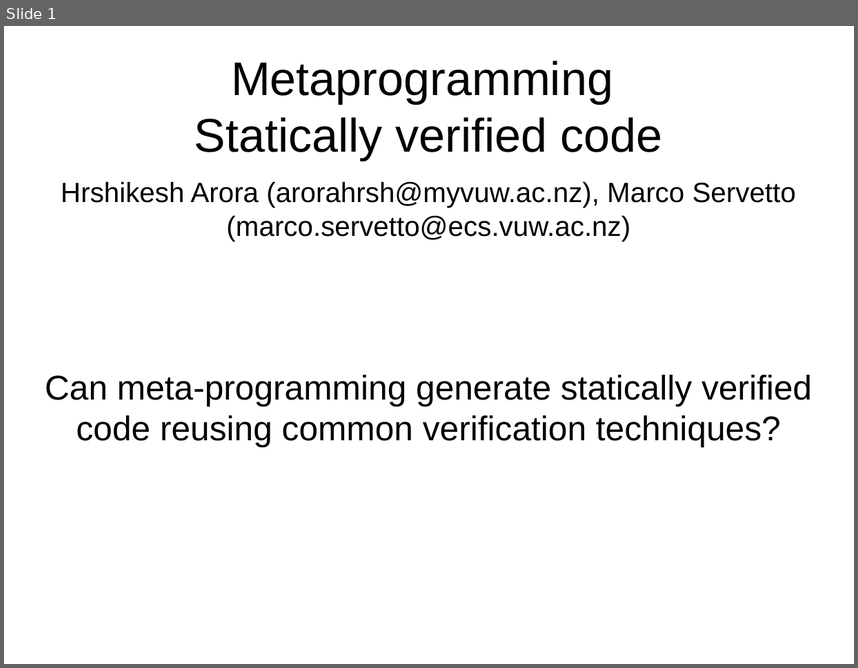
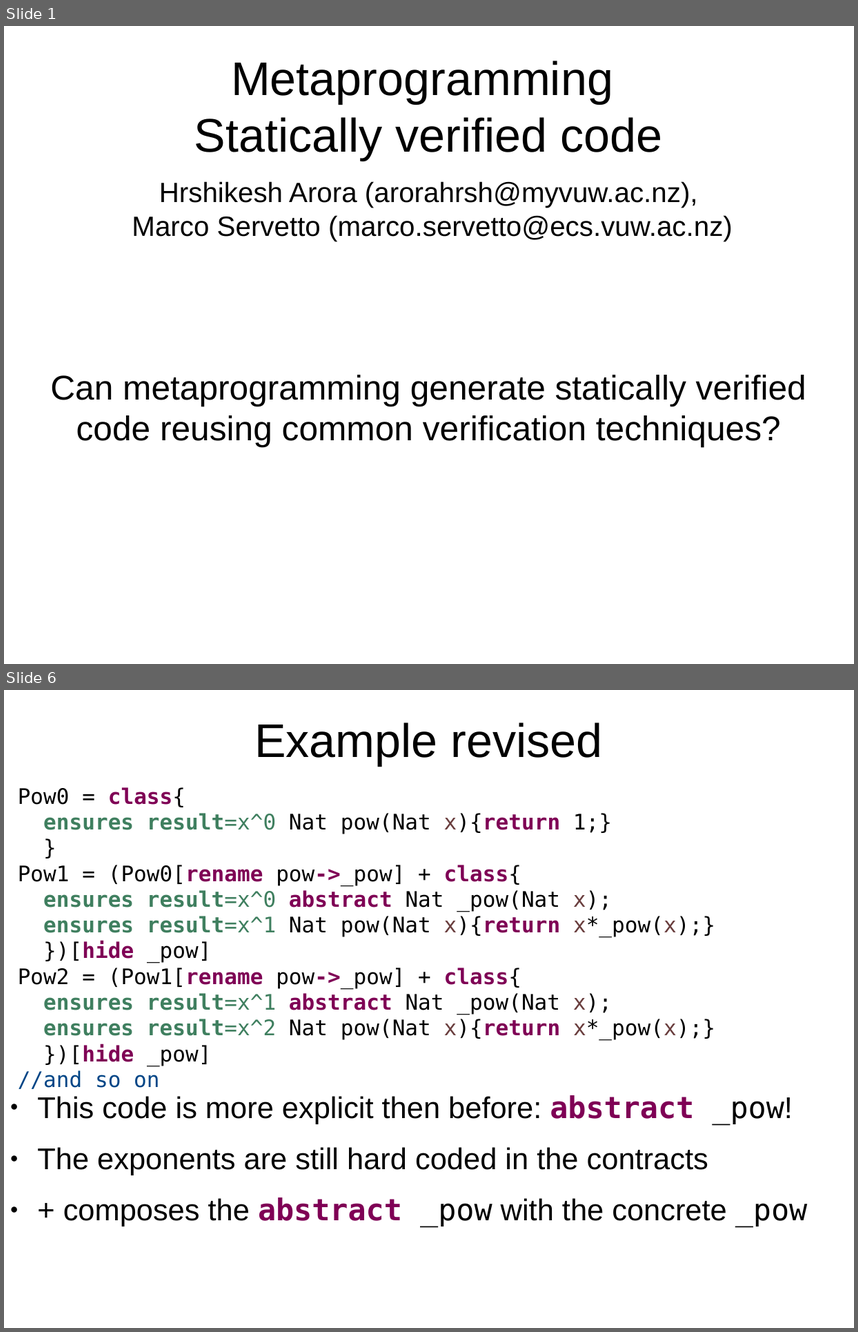
Before and after one commit to ElvisResearchGroup/L42, a slide deck: Main/papers/Sapling2/Slides.odp. Shown one above the other, each under a label of ours: slide 1 before the commit, slides 1 and 6 after it; the slides between them are not shown. The pictures are 858x668 and 858x1332 pixels, drawn with LibreOffice and Linux fonts; fonts in the diff are those of the drawing. Boxes give left, top, right and bottom in pixels: in the first picture for what was removed or moved away, otherwise in the second. Text is boxed around its words. In the diff, an @@ line names an element or a change of style, - is before the commit and + after.

```diff
--- a/Main/papers/Sapling2/Slides.odp
+++ b/Main/papers/Sapling2/Slides.odp
@@ slide 6 added at <box>4,690,854,1328</box>, background #FFFFFF @@
@@ title added at <box>254,722,603,765</box>, 44 pt, text #000000 @@
+Example revised
@@ text added at <box>18,787,715,1089</box>, 20 pt, text #000000 @@
+Pow0 = class{
+ensures result=x^0 Nat pow(Nat x){return 1;}
+}
+Pow1 = (Pow0[rename pow->_pow] + class{
+ensures result=x^0 abstract Nat _pow(Nat x);
+ensures result=x^1 Nat pow(Nat x){return x*_pow(x);}
+})[hide _pow]
+Pow2 = (Pow1[rename pow->_pow] + class{
+ensures result=x^1 abstract Nat _pow(Nat x);
+ensures result=x^2 Nat pow(Nat x){return x*_pow(x);}
+})[hide _pow]
+//and so on
@@ text added at <box>37,1095,807,1228</box>, 28 pt, text #000000 @@
+● This code is more explicit then before: abstract _pow!
+● The exponents are still hard coded in the contracts
+● + composes the abstract _pow with the concrete _pow
@@ slide 1 changed as well @@
@@ subtitle "Hrshikesh Arora (arorahrsh@myvuw.ac.nz), Marco Servetto ..." rewrapped from <box>61,181,796,241</box> to <box>132,181,733,241</box> @@
@@ text at <box>50,374,806,447</box>: text changed @@
-Can meta-programming generate statically verified code reusing common verification techniques?
+Can metaprogramming generate statically verified code reusing common verification techniques?
```
Also in this commit, not shown: 1 other slide changed, 9 other slides added, 4 slides removed, 1 other file.
